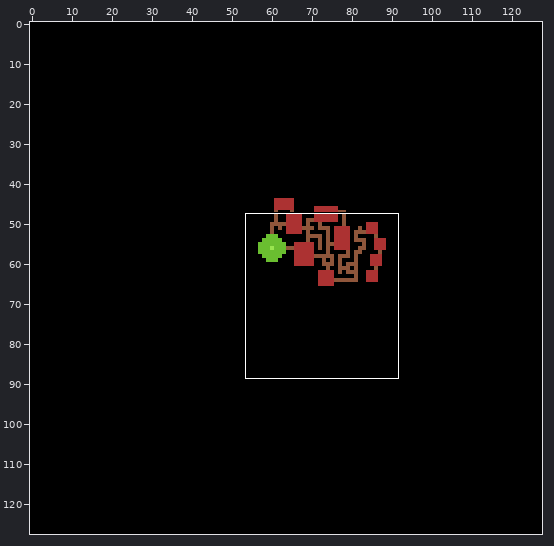
One commit to this pixel-art file: src/maps/map.aseprite. The picture above shows the old version from afar; the outline marks the close-up.
Close-up. Earlier state:
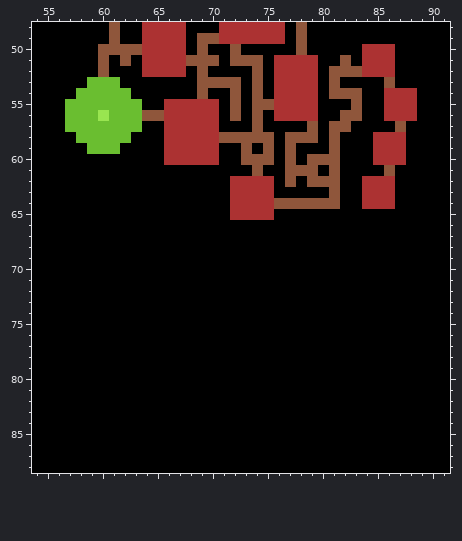
128x128 pixels, 1 frame. Shown: x 54..91, y 48..88.
The same view after the edit:
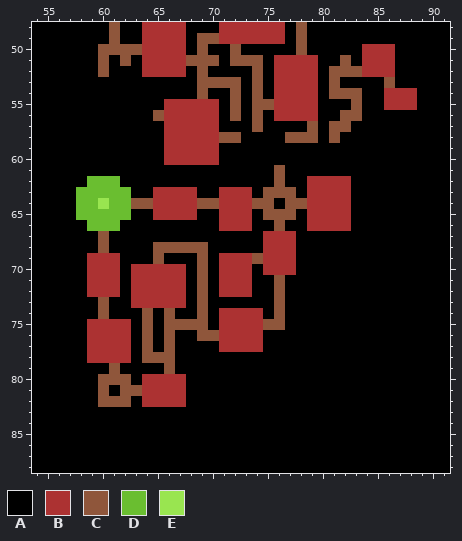
Palette (. is transparent): A #000000  B #ac3232  C #8f563b  D #6abe30  E #99e550
Commit: :lipstick: render tile bg instead of black space, +505 bytes over
Change:
Changed rows in their new state; - is an unchanged pixel.
Layer "map":
first column x 57:
53 --AAA---------------------------
54 -AAAAA--------------------------
55 AAAAAAA-------------------------
56 AAAAAAAA---------------------AAA
57 AAAAAAA-----------------------A-
58 -AAAAA----------AAA---------AAA-
59 --AAA-----------A-A-A---A---AAA-
60 ----------------AAA-A-AAA---AAA-
61 -----------------A-CAAA-A----A--
62 --DDD----------AAAACA-BBBB-AAA--
63 -DDDDD--BBBB--B--ACCC-BBBB-AAA--
64 -DDEDDCCBBBBCCB--CCA--BBBB-AAA--
65 -DDDDD--BBBB--B--ACCC-BBBB------
66 --DDD---------BBB--C--BBBB------
67 ---C--------------BBB-----------
68 ---C----CCCCC-----BBB-----------
69 --BBB---C---C-BBBCBBB-----------
70 --BBB-BBBBB-C-BBB-BBB-----------
71 --BBB-BBBBB-C-BBB--C------------
72 --BBB-BBBBB-C-BBB--C------------
73 ---C--BBBBB-C------C------------
74 ---C---C-C--C-BBBB-C------------
75 --BBBB-C-CCCC-BBBBCC------------
76 --BBBB-C-C--CCBBBB--------------
77 --BBBB-C-C----BBBB--------------
78 --BBBB-CCC----------------------
79 ----C----C----------------------
80 ---CCC-BBBB---------------------
81 ---C-CCBBBB---------------------
82 ---CCC-BBBB---------------------
